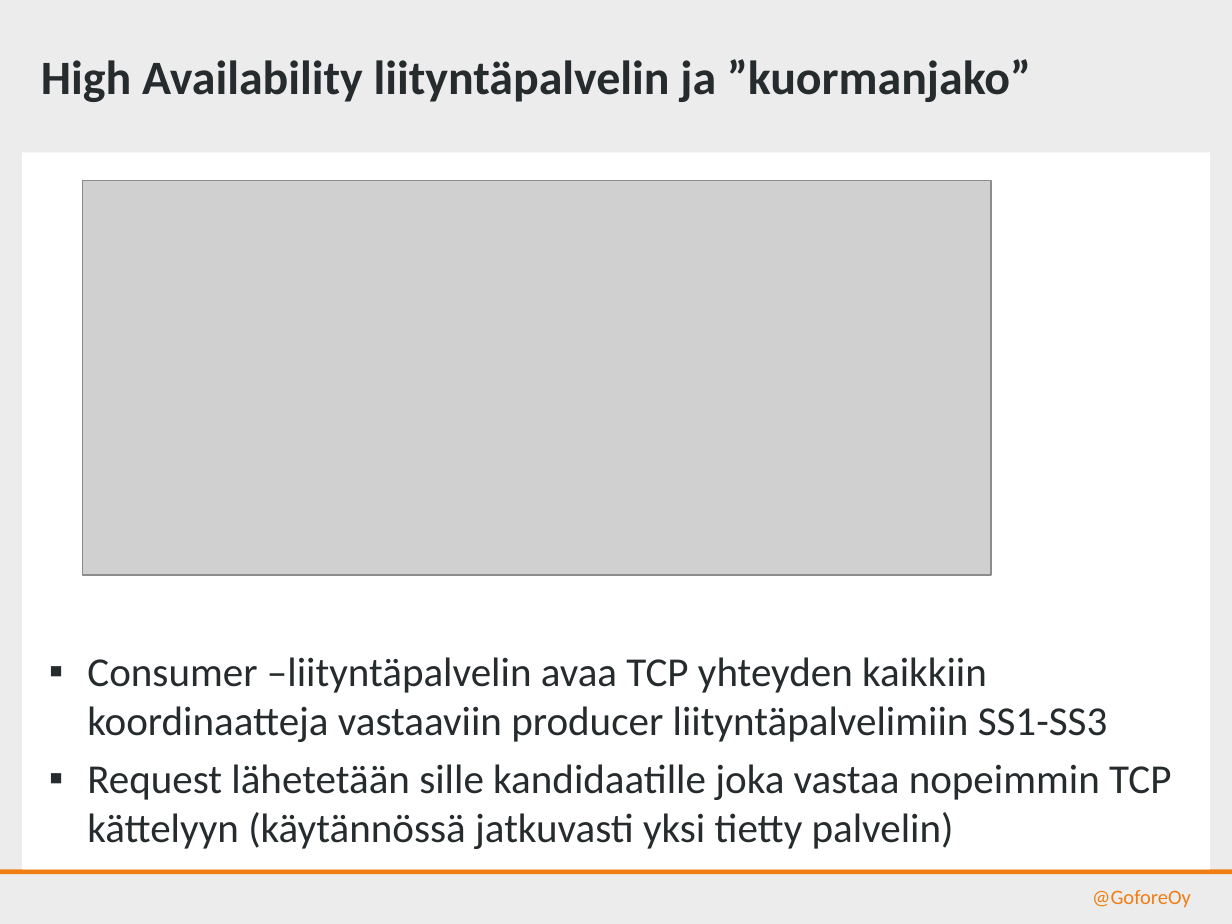
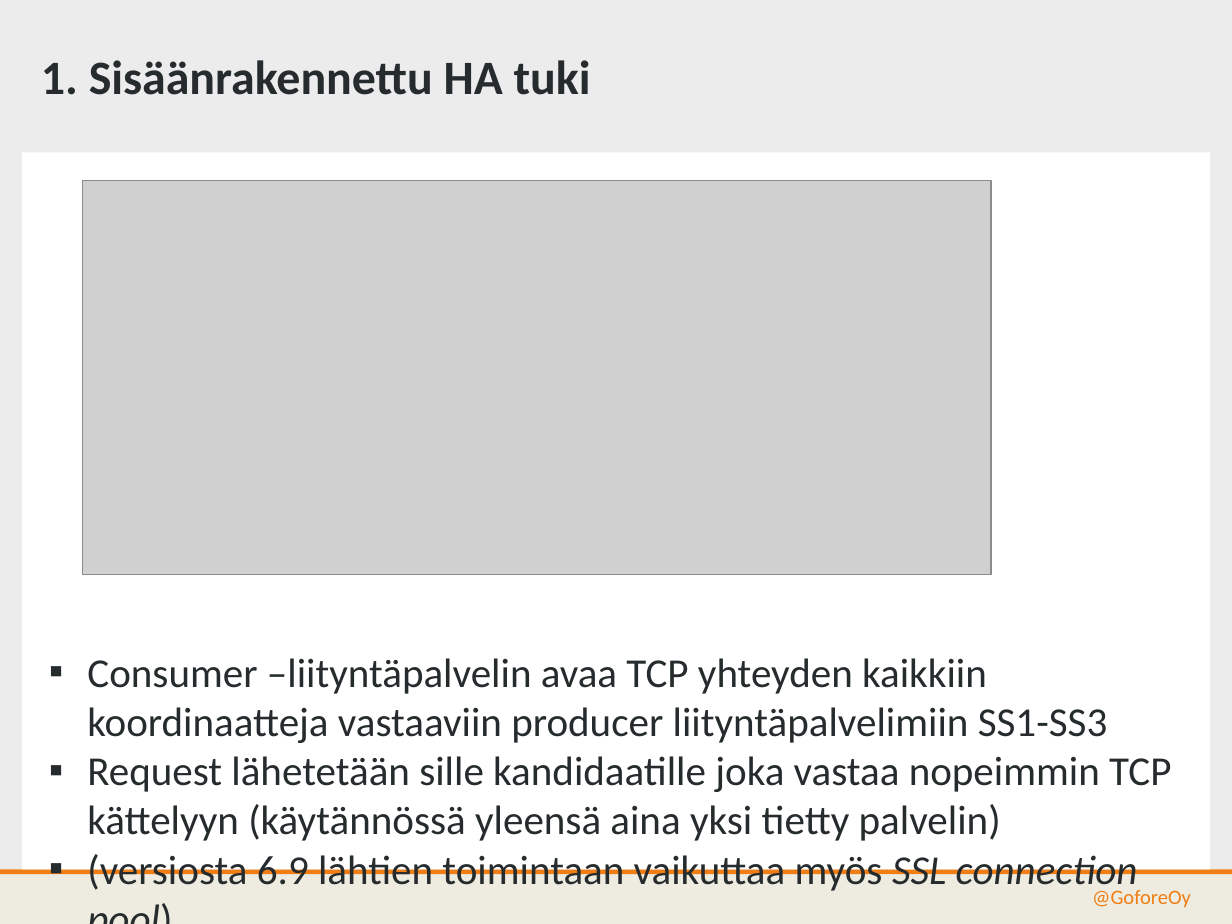
Before and after one commit to gofore/kapa-xroad-presentation, a slide deck: slide 5 of src/kuormanjako.pptx (slide 4 before the commit). Drawn at 1232x924 pixels with LibreOffice and Linux fonts; fonts in the diff are those of the drawing; grey boxes stand for pictures; background and template pictures are left out. Boxes give left, top, right and bottom in pixels: in the first picture for what was removed or moved away, otherwise in the second. Text is boxed around its words. In the diff, an @@ line names an element or a change of style, - is before the commit and + after.

```diff
--- a/src/kuormanjako.pptx
+++ b/src/kuormanjako.pptx
@@ text at (x1=41, y1=60, x2=591, y2=95): text changed @@
-High Availability liityntäpalvelin ja ”kuormanjako”
+1. Sisäänrakennettu HA tuki
@@ text at (x1=87, y1=756, x2=1171, y2=894): text changed @@
-▪ Request lähetetään sille kandidaatille joka vastaa nopeimmin TCP kättelyyn (käytännössä jatkuvasti yksi tietty palvelin)
+▪ Request lähetetään sille kandidaatille joka vastaa nopeimmin TCP kättelyyn (käytännössä yleensä aina yksi tietty palvelin)
+▪ (versiosta 6.9 lähtien toimintaan vaikuttaa myös SSL connection pool)
@@ rectangle added at (x1=0, y1=875, x2=1232, y2=924), fill #EEECE1 @@
```
Also in this commit, not shown: 6 other slides changed, 5 slides added, 1 slide removed.
